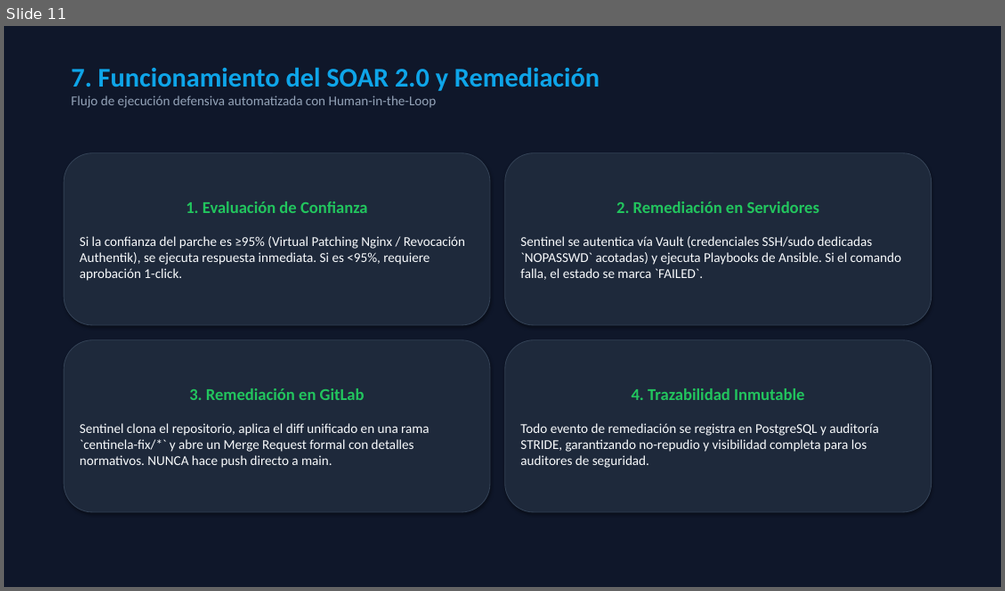
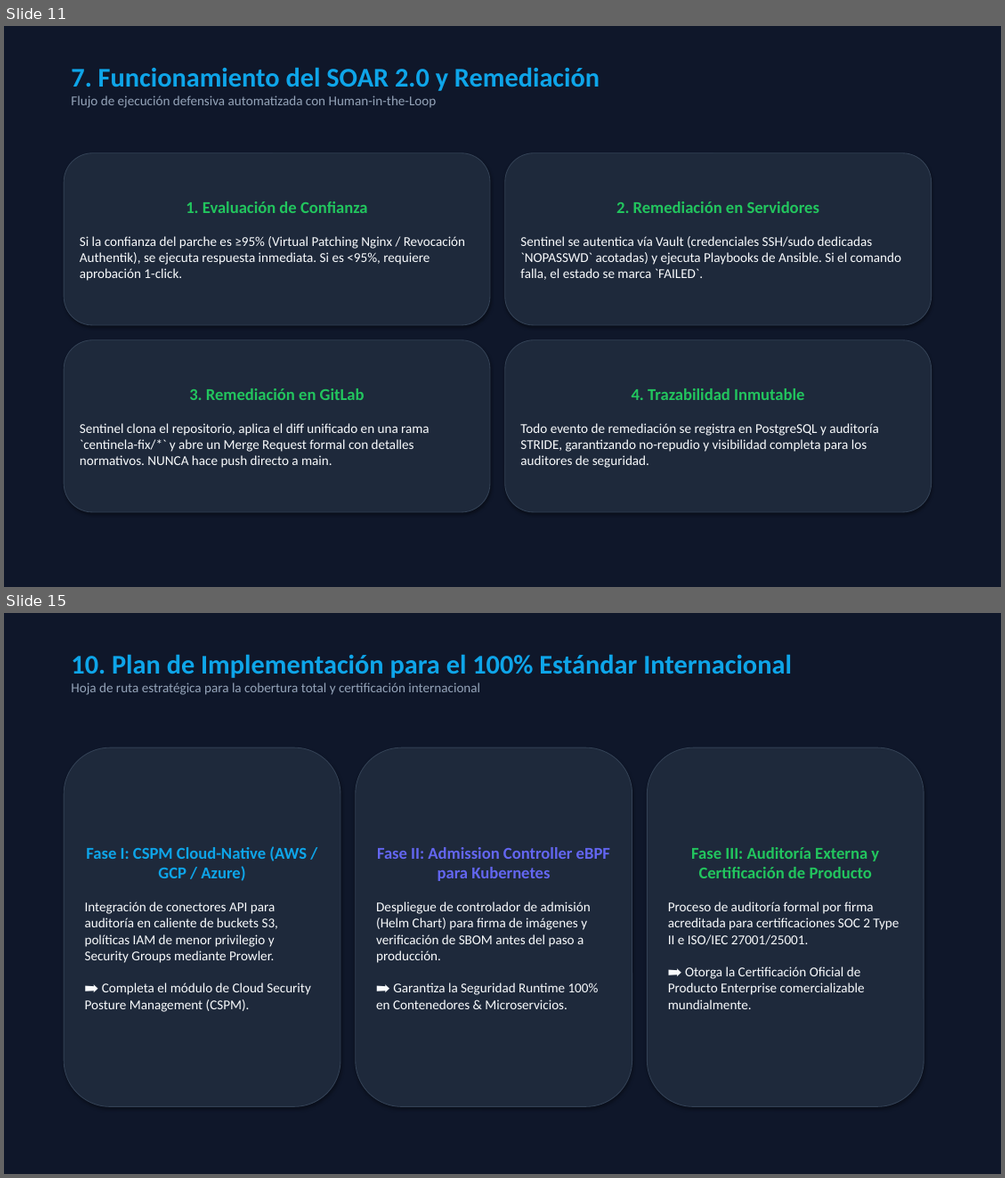
Before and after one commit to imarthe75/centinela-ai, a slide deck: Presentacion_Centinela_AI.pptx. Shown one above the other, each under a label of ours: slide 11 before the commit, slides 11 and 15 after it; the slides between them are not shown. The pictures are 1005x591 and 1005x1178 pixels, drawn with LibreOffice and Linux fonts; fonts in the diff are those of the drawing. Boxes give left, top, right and bottom in pixels: in the first picture for what was removed or moved away, otherwise in the second. Text is boxed around its words. In the diff, an @@ line names an element or a change of style, - is before the commit and + after.

Commit message:
docs(pptx): Incorporate Board Executive Summary and 100% International Standard Implementation Plan slides (16 slides total)

```diff
--- a/Presentacion_Centinela_AI.pptx
+++ b/Presentacion_Centinela_AI.pptx
@@ slide 15 added at box(4, 613, 1001, 1174), background #FFFFFF @@
@@ rectangle added at box(4, 613, 1001, 1174), fill #0F172A, outline #0F172A 0.75 pt @@
@@ text added at box(71, 654, 792, 695), 13 pt, text #94A3B8 @@
+10. Plan de Implementación para el 100% Estándar Internacional
+Hoja de ruta estratégica para la cobertura total y certificación internacional
@@ rounded rectangle added at box(64, 747, 340, 1107), fill #1E293B, outline #334155 0.75 pt, 13 pt, text #F8FAFC @@
+Fase I: CSPM Cloud-Native (AWS / GCP / Azure)
+Integración de conectores API para auditoría en caliente de buckets S3, políticas IAM de menor privilegio y Security Groups mediante Prowler.
+➡ Completa el módulo de Cloud Security Posture Management (CSPM).
@@ rounded rectangle added at box(356, 747, 632, 1107), fill #1E293B, outline #334155 0.75 pt, 13 pt, text #F8FAFC @@
+Fase II: Admission Controller eBPF para Kubernetes
+Despliegue de controlador de admisión (Helm Chart) para firma de imágenes y verificación de SBOM antes del paso a producción.
+➡ Garantiza la Seguridad Runtime 100% en Contenedores & Microservicios.
@@ rounded rectangle added at box(647, 747, 923, 1107), fill #1E293B, outline #334155 0.75 pt, 13 pt, text #F8FAFC @@
+Fase III: Auditoría Externa y Certificación de Producto
+Proceso de auditoría formal por firma acreditada para certificaciones SOC 2 Type II e ISO/IEC 27001/25001.
+➡ Otorga la Certificación Oficial de Producto Enterprise comercializable mundialmente.
```
Also in this commit, not shown: 1 slide changed, 1 other slide added.
